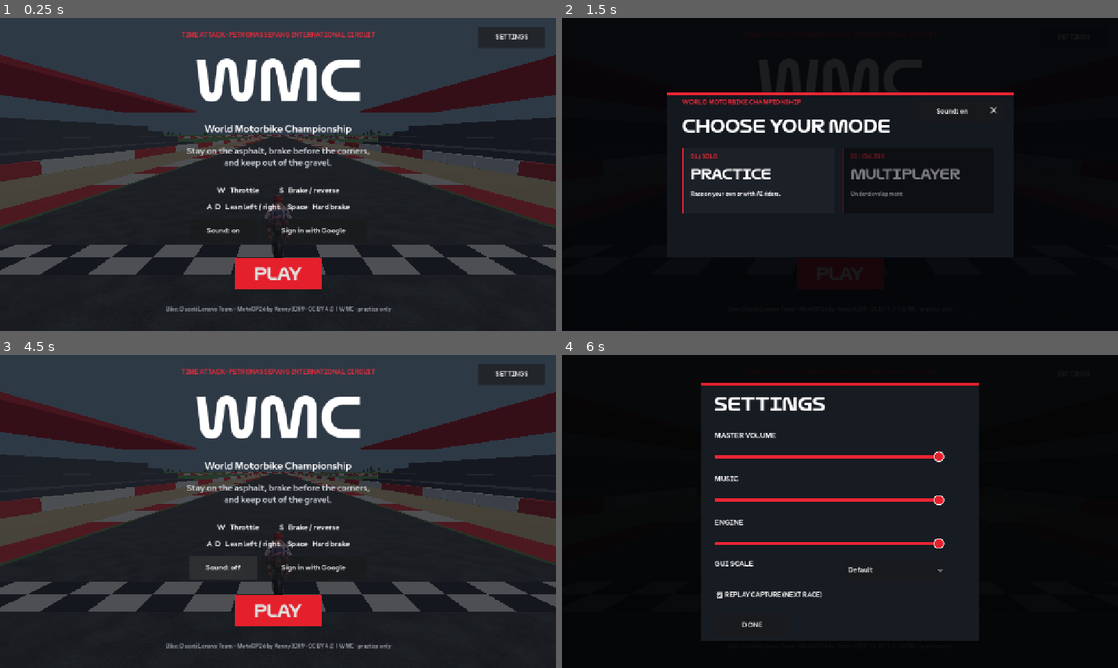
Above: before the commit, frames 1-4 (two rows, left to right).
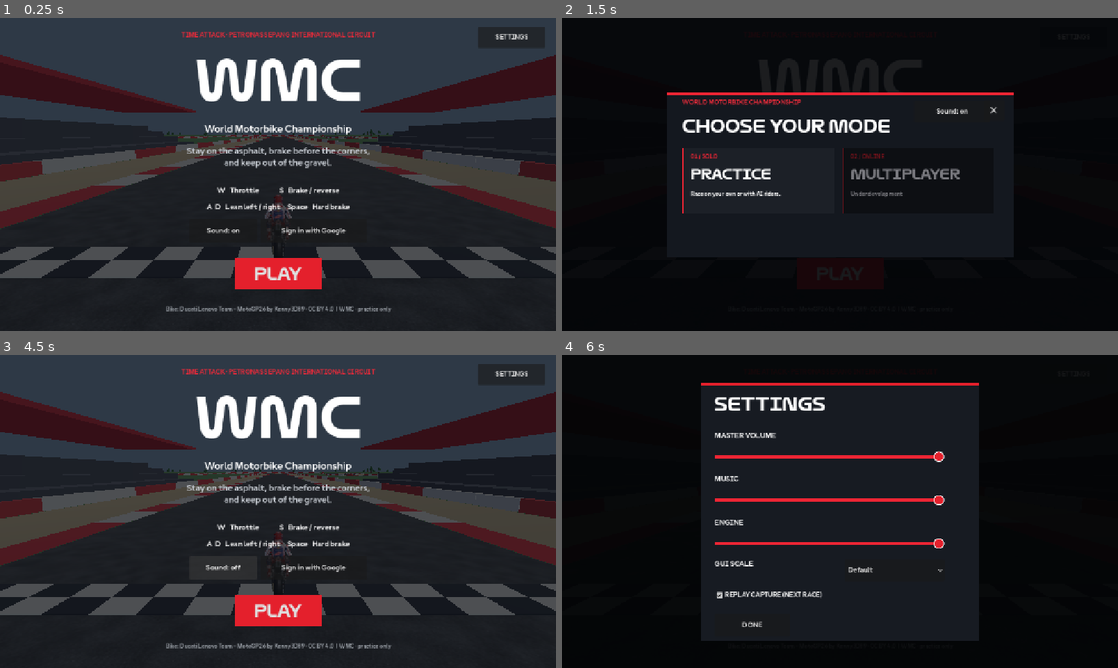
Above: after the commit, the same moments.

Repository: Ahad00010/WMC
Game: Godot game, scene res://main.tscn
Same seed, same stepped clock (60 frames per second), same inputs: the game is played once before the commit and once after it.
Inputs:
- Up to frame 1 (0.25 s): no input
- Up to frame 2 (1.5 s): click "PLAY" at 0.5 s; click "PLAY" at 1.25 s
- Up to frame 3 (4.5 s): click "01 / SOLO" at 2 s; click "Sign in with Google" at 2.75 s; click "✕" at 3.5 s; click "Sound: on" at 4.25 s
- Up to frame 4 (6 s): click "Sound: off" at 5 s; click "SETTINGS" at 5.75 s

The runs differ from the first frame. In frame 1, 3.0% of the frame differs, in the area x 0-100%, y 37-84%; in frame 2, less than 0.1%; in frame 3, 3.0%; in frame 4, less than 0.1%.

Commit message:
Bundle ANGLE in Windows builds and undo speculative track changes
Co-authored-by: arena-agent <297053741+arena-agent@users.noreply.github.com>

Diff:
--- a/native-prototype/main.gd
+++ b/native-prototype/main.gd
@@ -18,10 +18,6 @@
 const MENU_MUSIC = preload("res://assets/menu-music.mp3")
 const ASPHALT = preload("res://assets/asphalt.png")
 const ROAD_WIDTH := 9.0
-# Keep distant track geometry visible while giving older depth buffers much
-# more precision. Both real-time and capture cameras see the same world.
-const RACE_CAMERA_NEAR := 0.5
-const RACE_CAMERA_FAR := 2200.0
 const REPLAY_FPS := 60.0
 const MAX_SPEED := 88.0
 const ENGINE_RATE := 22050.0
@@ -191,7 +187,7 @@
  var ground_mesh := PlaneMesh.new()
  ground_mesh.size = Vector2(4000, 4000)
  ground.mesh = ground_mesh
- ground.position.y = -0.5
+ ground.position.y = -0.1
  ground.material_override = _material(Color("4b7542"))
  add_child(ground)
  _build_track()
@@ -207,8 +203,7 @@
  add_child(camera)
  camera.current = true
  camera.fov = 58
- camera.near = RACE_CAMERA_NEAR
- camera.far = RACE_CAMERA_FAR
+ camera.far = 2200
  # Render the real race world into a separate broadcast camera for capture.
  replay_view = SubViewport.new()
  replay_view.size = Vector2i(854, 480) if mobile else Vector2i(1920, 1080)
@@ -217,8 +212,7 @@
  add_child(replay_view)
  replay_camera = Camera3D.new()
  replay_camera.fov = 48
- replay_camera.near = RACE_CAMERA_NEAR
- replay_camera.far = RACE_CAMERA_FAR
+ replay_camera.far = 2200
  replay_view.add_child(replay_camera)
  replay_camera.current = true
 
@@ -289,16 +283,14 @@
 
 func _make_track_surfaces() -> void:
  _ribbon(-ROAD_WIDTH, ROAD_WIDTH, 0.01, "asphalt")
- # Keep neighbouring surfaces distinct in low-precision depth buffers.
- _ribbon(ROAD_WIDTH, ROAD_WIDTH + 2.0, 0.10, "kerb")
- _ribbon(-ROAD_WIDTH - 2.0, -ROAD_WIDTH, 0.10, "kerb")
+ _ribbon(ROAD_WIDTH, ROAD_WIDTH + 2.0, 0.025, "kerb")
+ _ribbon(-ROAD_WIDTH - 2.0, -ROAD_WIDTH, 0.025, "kerb")
  _ribbon(ROAD_WIDTH + 2.0, ROAD_WIDTH + 9.0, 0.0, "gravel")
  _ribbon(-ROAD_WIDTH - 9.0, -ROAD_WIDTH - 2.0, 0.0, "gravel")
 
 func _make_barriers() -> void:
  var box := BoxMesh.new()
- # Adjacent barrier segments must not overlap on straight track sections.
- box.size = Vector3(0.7, 1.05, 5.0)
+ box.size = Vector3(0.7, 1.05, 5.2)
  box.material = _material(Color.WHITE)
  var instances := MultiMesh.new()
  instances.transform_format = MultiMesh.TRANSFORM_3D
@@ -360,7 +352,7 @@
  # Actual chequered line on the track.
  for x in range(18):
   for z in range(2):
-   _box(group, Vector3(1.0, 0.02, 0.8), Vector3(-8.5 + x, 0.13, -1.0 + z * 0.8), white if (x + z) % 2 == 0 else dark)
+   _box(group, Vector3(1.0, 0.02, 0.8), Vector3(-8.5 + x, 0.05, -1.0 + z * 0.8), white if (x + z) % 2 == 0 else dark)
 
 func _make_trees() -> void:
  var rng := RandomNumberGenerator.new()
--- a/native-prototype/race_smoke.gd
+++ b/native-prototype/race_smoke.gd
@@ -14,10 +14,6 @@
  if game.circuit_sources.size() != 6:
   _fail("Six circuits are required")
   return
- # Both cameras need the same depth precision without shortening the horizon.
- if game.camera.near < 0.5 or game.replay_camera.near < 0.5 or game.camera.far < 2200 or game.replay_camera.far < 2200:
-  _fail("Race/replay depth precision or distant visibility regressed")
-  return
  # Verify capture stores and reads actual rendered image pixels, not positions.
  var recorder = load("res://replay_recorder.gd").new()
  recorder.start()
